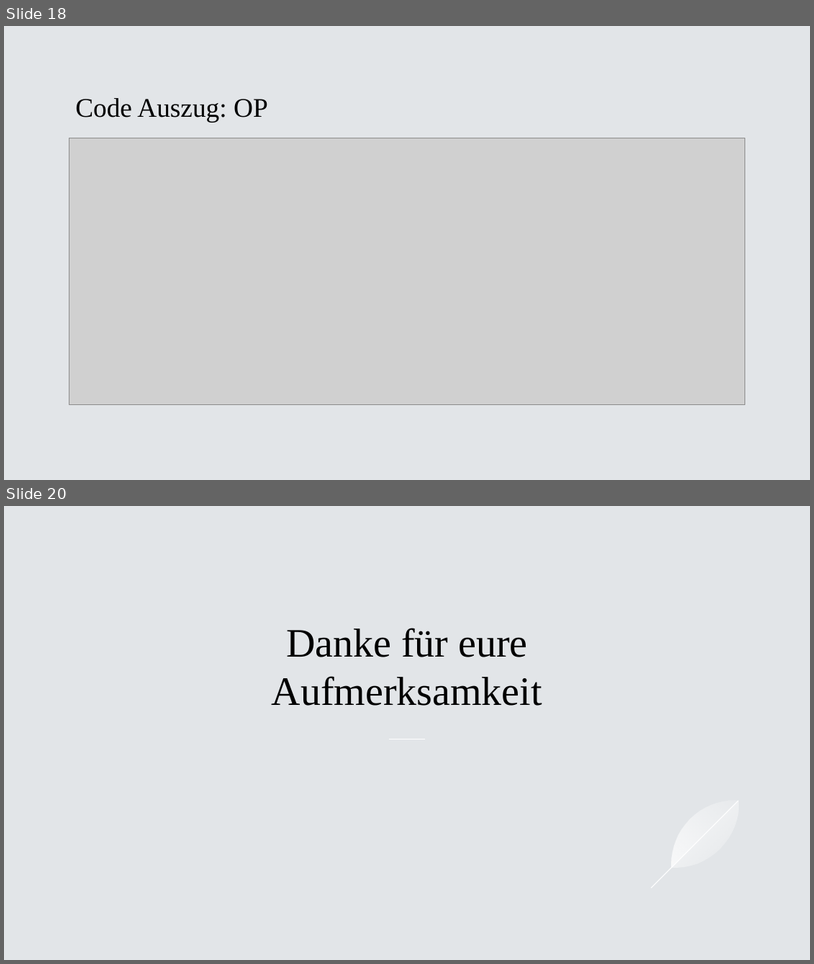
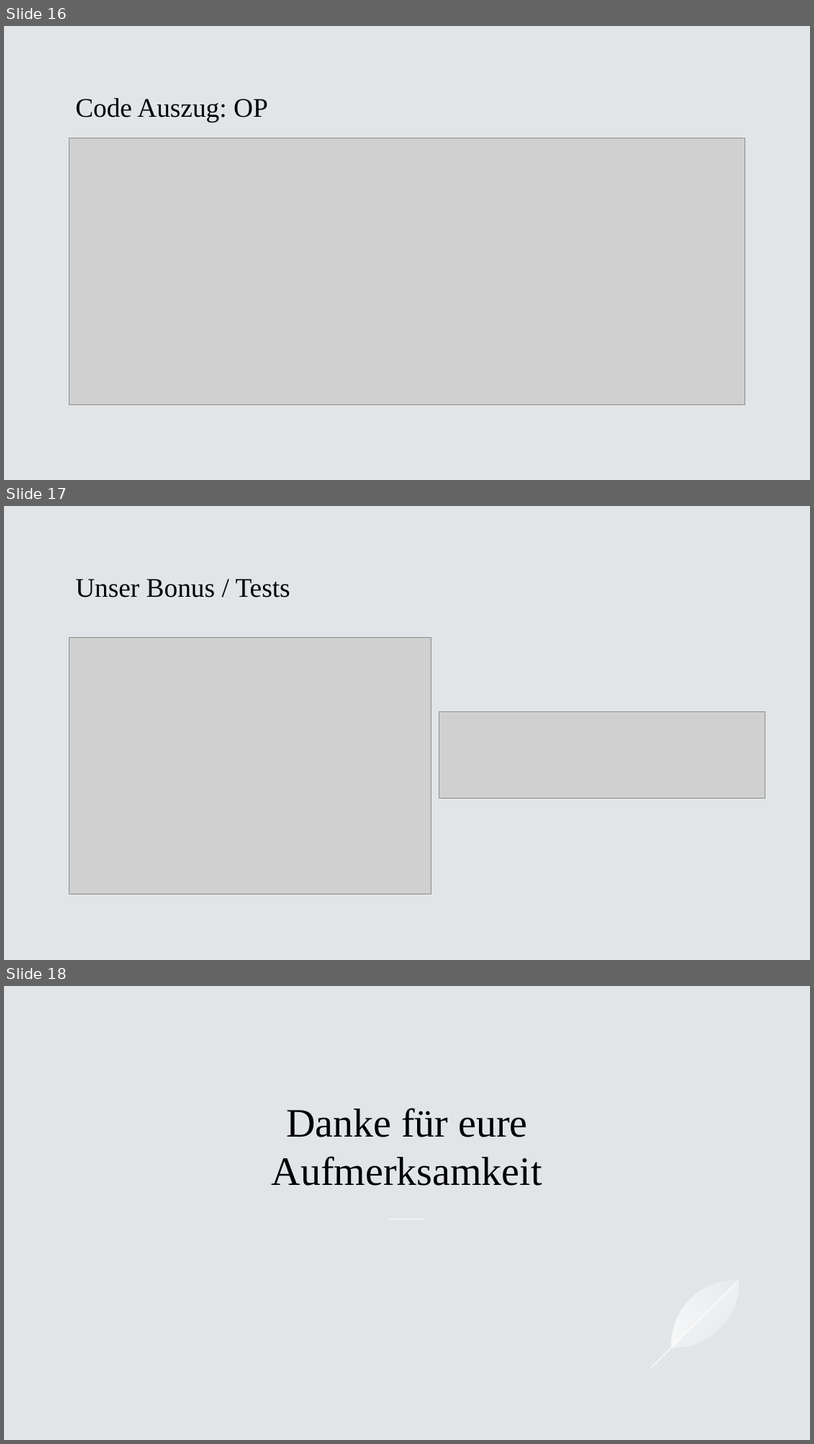
Before and after one commit to BitPaw/C_Socket, a slide deck: Dokumente/BVS.pptx. Shown one above the other, each under a label of ours: slides 18 and 20 before the commit, slides 16, 17 and 18 after it; the slides between them are not shown. The pictures are 814x964 and 814x1444 pixels, drawn with LibreOffice and Linux fonts; fonts in the diff are those of the drawing; grey boxes stand for pictures. Boxes give left, top, right and bottom in pixels: in the first picture for what was removed or moved away, otherwise in the second. Text is boxed around its words. In the diff, an @@ line names an element or a change of style, - is before the commit and + after.

```diff
--- a/Dokumente/BVS.pptx
+++ b/Dokumente/BVS.pptx
@@ slide 17 added at bbox=[4, 506, 810, 960], background #E2E5E8 @@
@@ title added at bbox=[75, 579, 291, 597], 32 pt, text #000000 @@
+Unser Bonus / Tests
@@ picture added at bbox=[70, 637, 431, 894] @@
@@ picture added at bbox=[440, 712, 766, 798] @@
@@ what was slide 18 is now slide 16 @@
@@ what was slide 20 is now slide 18 @@
```
Also in this commit, not shown: 4 slides changed, 1 other slide added, 4 slides removed, 4 other files.
